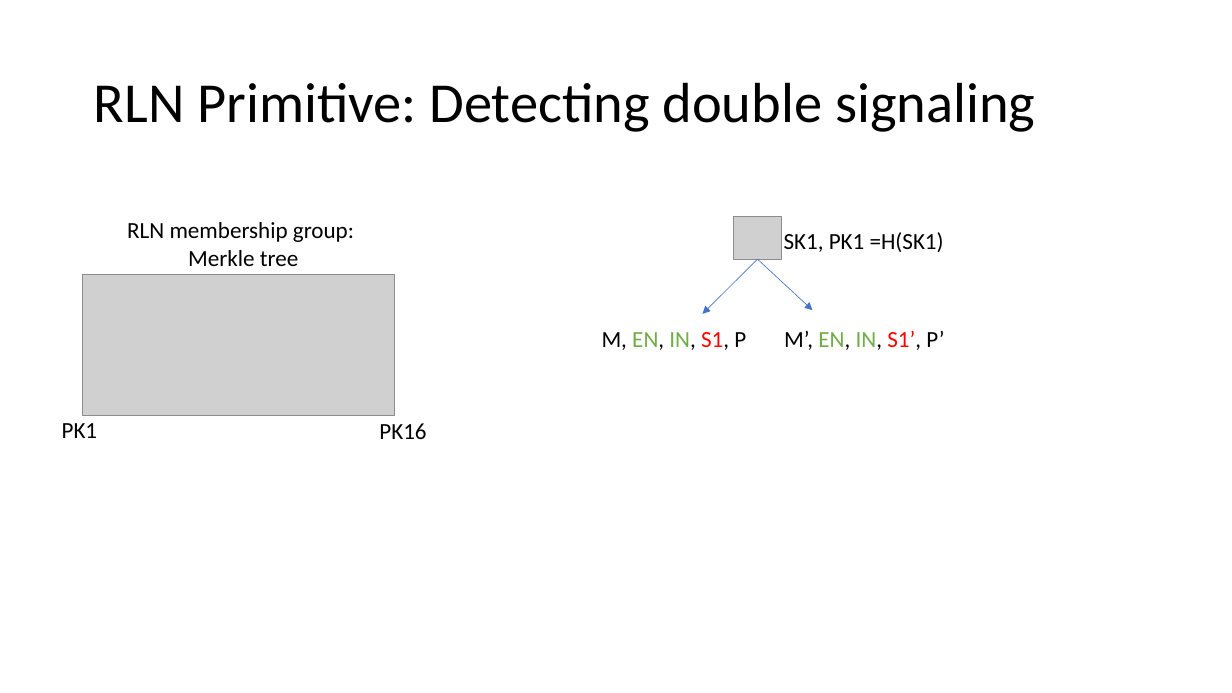
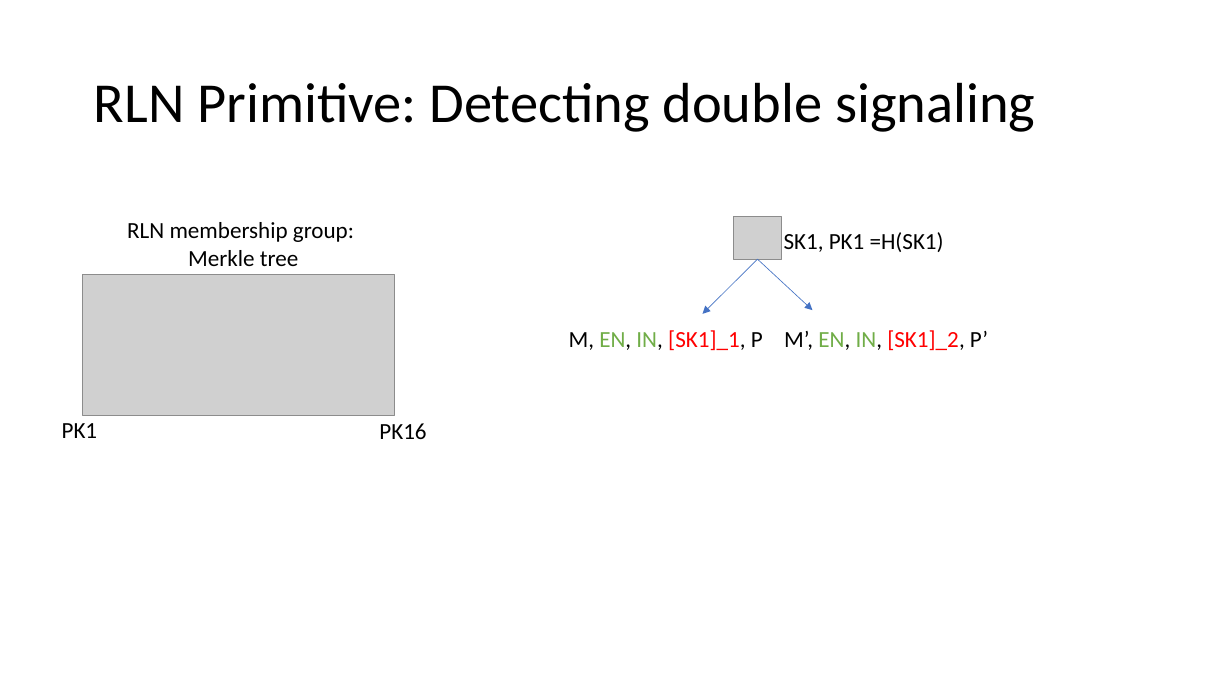
Before and after one commit to vacp2p/research, a slide deck: slide 23 of rln-research/presentations/11-2021-Tokenmics-Waku-rln-relay.pptx (slide 21 before the commit). Drawn at 1232x693 pixels with LibreOffice and Linux fonts; fonts in the diff are those of the drawing; grey boxes stand for pictures. Boxes give left, top, right and bottom in pixels: in the first picture for what was removed or moved away, otherwise in the second. Text is boxed around its words. In the diff, an @@ line names an element or a change of style, - is before the commit and + after.

```diff
--- a/rln-research/presentations/11-2021-Tokenmics-Waku-rln-relay.pptx
+++ b/rln-research/presentations/11-2021-Tokenmics-Waku-rln-relay.pptx
@@ text at box(569, 330, 763, 350): text changed; text colour #000000 to #FF0000 @@
-M, EN, IN, S1, P
+M, EN, IN, [SK1]_1, P
@@ text at box(784, 330, 988, 350): text changed @@
-M’, EN, IN, S1’, P’
+M’, EN, IN, [SK1]_2, P’
```
Also in this commit, not shown: 9 other slides changed, 3 slides added.
